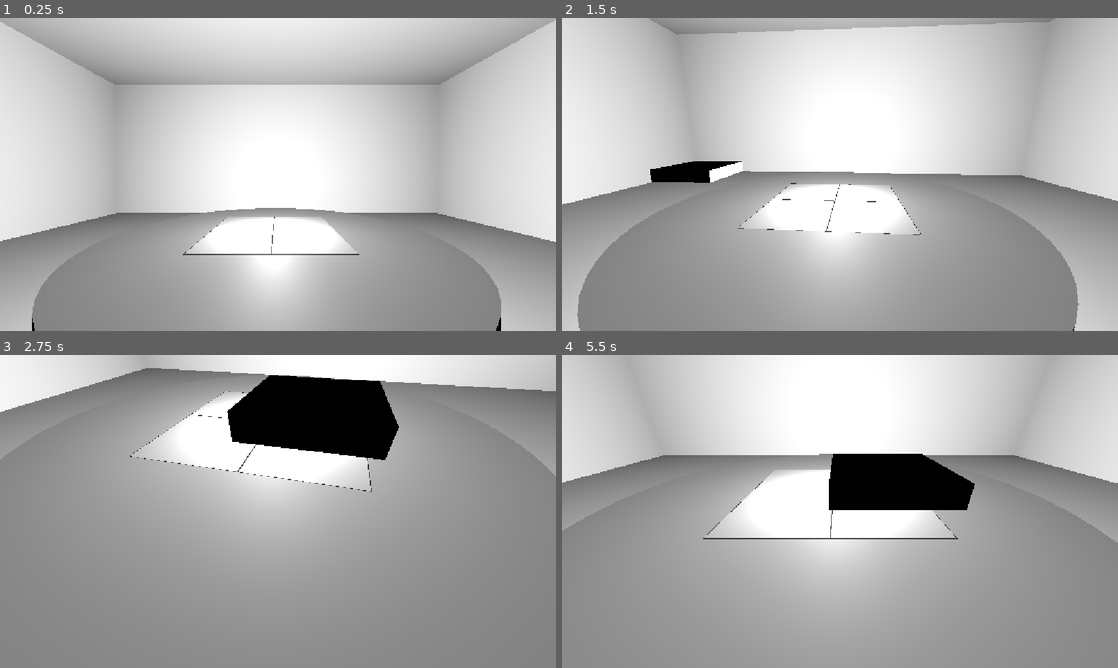
Above: before the commit, frames 1-4 (two rows, left to right).
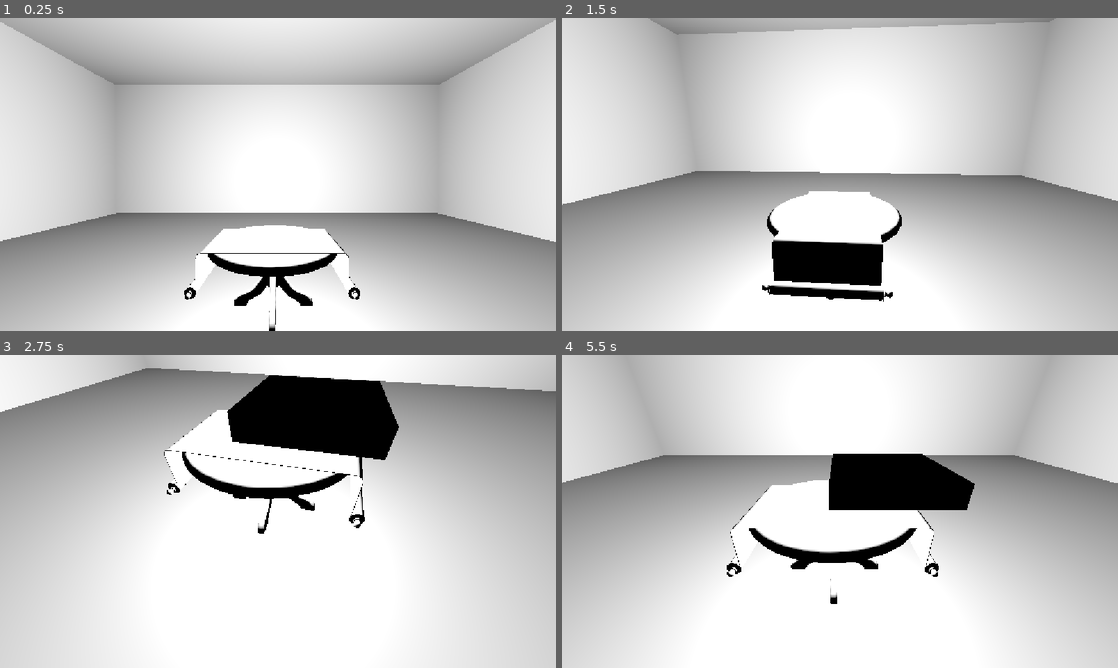
Above: after the commit, the same moments.

Repository: greywolfcode/TBD
Game: Godot game, scene res://areas/game.tscn
Same seed, same stepped clock (60 frames per second), same inputs: the game is played once before the commit and once after it.
Inputs (mouse positions are in pixels of both pictures, inside the frame that each line leads up to):
- Up to frame 1 (0.25 s): no input
- Up to frame 2 (1.5 s): tap Enter at 0.5 s; move the mouse to (962, 158) at 0.52 s; hold D (rotate_right) 0.53-1.28 s; tap Mouse wheel up (zoom_in) at 0.6 s; move the mouse to (728, 190) at 1.27 s; hold S (tilt_down) from 1.28 s (still down); tap Mouse wheel down (zoom_out) at 1.35 s
- Up to frame 3 (2.75 s): move the mouse to (333, 442) at 2.02 s; release S (tilt_down) at 2.03 s; hold D (rotate_right) from 2.03 s (still down); tap Mouse wheel up (zoom_in) at 2.1 s
- Up to frame 4 (5.5 s): move the mouse to (812, 574) at 2.77 s; release D (rotate_right) at 2.78 s; hold W (tilt_up) 2.78-3.53 s; tap Mouse wheel down (zoom_out) at 2.85, 4.35 s; move the mouse to (1006, 558) at 3.52 s; hold A (rotate_left) 3.53-5.03 s; tap Mouse wheel up (zoom_in) at 3.6, 5.1 s; move the mouse to (673, 464) at 4.27 s; move the mouse to (867, 511) at 5.02 s; hold S (tilt_down) from 5.03 s (still down)

The runs differ from the first frame. In frame 1, 21% of the frame differs, in the area x 5-91%, y 60-100%; in frame 2, 31%; in frame 3, 67%, in the area x 0-100%, y 6-100%; in frame 4, 46%.

Commit message:
Create models for table and map

Diff:
--- a/src/world/table/table.tscn
+++ b/src/world/table/table.tscn
@@ -1,45 +1,34 @@
 [gd_scene format=3 uid="uid://clarjomh430v6"]
 
-[ext_resource type="Shader" uid="uid://bkncsvascm04i" path="res://world/table/table.gdshader" id="1_k7u66"]
-
-[sub_resource type="CylinderMesh" id="CylinderMesh_j8jgc"]
-
-[sub_resource type="CylinderMesh" id="CylinderMesh_03nct"]
-
-[sub_resource type="PlaneMesh" id="PlaneMesh_j8jgc"]
-
-[sub_resource type="ShaderMaterial" id="ShaderMaterial_o4u2g"]
-render_priority = 0
-shader = ExtResource("1_k7u66")
-shader_parameter/grid_colour = Color(0, 0, 0, 1)
-shader_parameter/cell_size = 1.0
-shader_parameter/line_thickness = 0.01
+[ext_resource type="PackedScene" uid="uid://hrehaq6qjap5" path="res://world/table/Table.gltf" id="1_k7u66"]
+[ext_resource type="PackedScene" uid="uid://c2iky006p65tf" path="res://world/map/Map-Center.gltf" id="2_3qiti"]
+[ext_resource type="PackedScene" uid="uid://bq6sxuig85rnw" path="res://world/map/Map-Edge.gltf" id="3_3g2qo"]
 
 [sub_resource type="BoxShape3D" id="BoxShape3D_cvwby"]
-size = Vector3(5, 0, 5)
+size = Vector3(2, 0, 2)
 
-[sub_resource type="CylinderShape3D" id="CylinderShape3D_03nct"]
-height = 0.1
-radius = 2.4404297
+[sub_resource type="BoxShape3D" id="BoxShape3D_3qiti"]
+size = Vector3(2.3, 1, 2.1)
 
 [node name="table" type="Node3D" unique_id=983783951]
 
 [node name="structure" type="Node3D" parent="." unique_id=347108261]
 
-[node name="top" type="MeshInstance3D" parent="structure" unique_id=434627232]
-transform = Transform3D(5, 0, 0, 0, 0.1, 0, 0, 0, 5, 0, 0, 0)
-mesh = SubResource("CylinderMesh_j8jgc")
+[node name="Table" parent="structure" unique_id=989569162 instance=ExtResource("1_k7u66")]
 
-[node name="base" type="MeshInstance3D" parent="structure" unique_id=952898045]
-transform = Transform3D(1, 0, 0, 0, 1, 0, 0, 0, 1, 0, -1.0792018, 0)
-mesh = SubResource("CylinderMesh_03nct")
+[node name="Map" type="Node3D" parent="structure" unique_id=2047883649]
+transform = Transform3D(1, 0, 0, 0, 1, 0, 0, 0, 1, 0, 0.01, 0)
 
-[node name="map" type="MeshInstance3D" parent="structure" unique_id=494193387]
-transform = Transform3D(1, 0, 0, 0, 1, 0, 0, 0, 1, 0, 0.15, 0)
-mesh = SubResource("PlaneMesh_j8jgc")
-surface_material_override/0 = SubResource("ShaderMaterial_o4u2g")
+[node name="Map-Center" parent="structure/Map" unique_id=1891310043 instance=ExtResource("2_3qiti")]
+
+[node name="Map-Edge1" parent="structure/Map" unique_id=1333821725 instance=ExtResource("3_3g2qo")]
+transform = Transform3D(1, 0, 0, 0, 1, 0, 0, 0, 1, 0.6096, 0, 0)
+
+[node name="Map-Edge2" parent="structure/Map" unique_id=1614550326 instance=ExtResource("3_3g2qo")]
+transform = Transform3D(-1, 0, -8.742278e-08, 0, 1, 0, 8.742278e-08, 0, -1, -0.60960007, 0, 0)
 
 [node name="Area3D" type="Area3D" parent="." unique_id=768709628]
+visible = false
 
 [node name="CollisionShape3D" type="CollisionShape3D" parent="Area3D" unique_id=1843869291]
 transform = Transform3D(1, 0, 0, 0, 1, 0, 0, 0, 1, 0, 0.11, 0)
@@ -50,4 +39,5 @@
 [node name="StaticBody3D" type="StaticBody3D" parent="." unique_id=80603684]
 
 [node name="CollisionShape3D" type="CollisionShape3D" parent="StaticBody3D" unique_id=612338212]
-shape = SubResource("CylinderShape3D_03nct")
+transform = Transform3D(1, 0, 0, 0, 1, 0, 0, 0, 1, 0, -0.5, 0)
+shape = SubResource("BoxShape3D_3qiti")
Binary file added: src/world/map/Map-Center.bin
Not shown, added: src/world/map/Map-Center.gltf
Not shown, added: src/world/map/Map-Center.gltf.import
Binary file added: src/world/map/Map-Edge.bin
Not shown, added: src/world/map/Map-Edge.gltf
Not shown, added: src/world/map/Map-Edge.gltf.import
Binary file added: src/world/table/Table.bin
Not shown, added: src/world/table/Table.gltf
Not shown, added: src/world/table/Table.gltf.import
